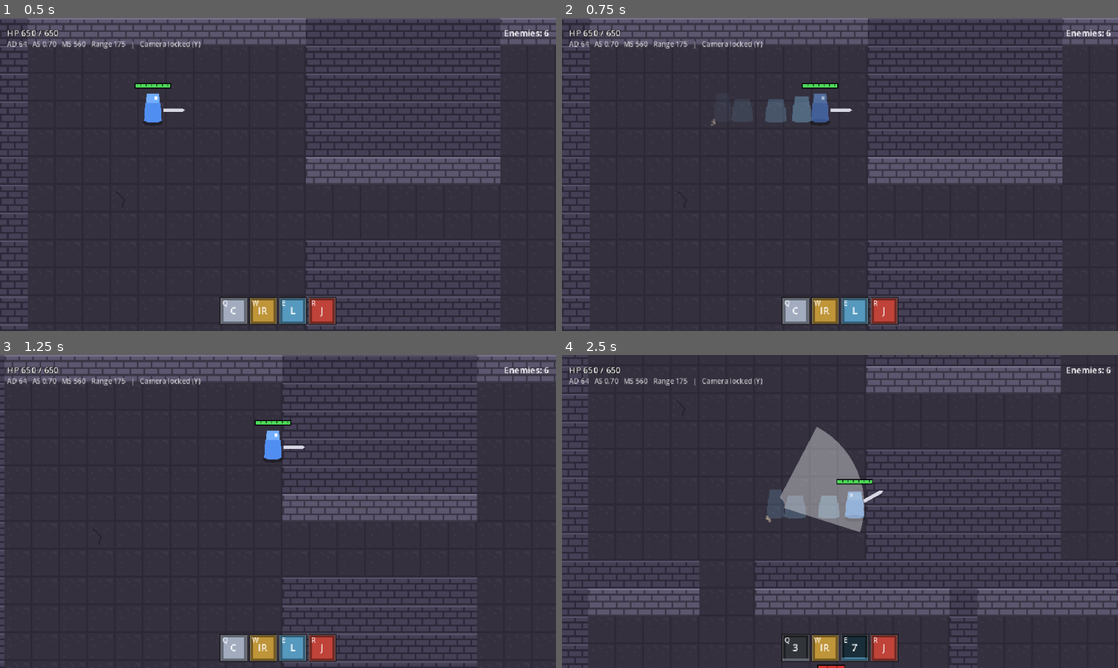
Above: before the commit, frames 1-4 (two rows, left to right).
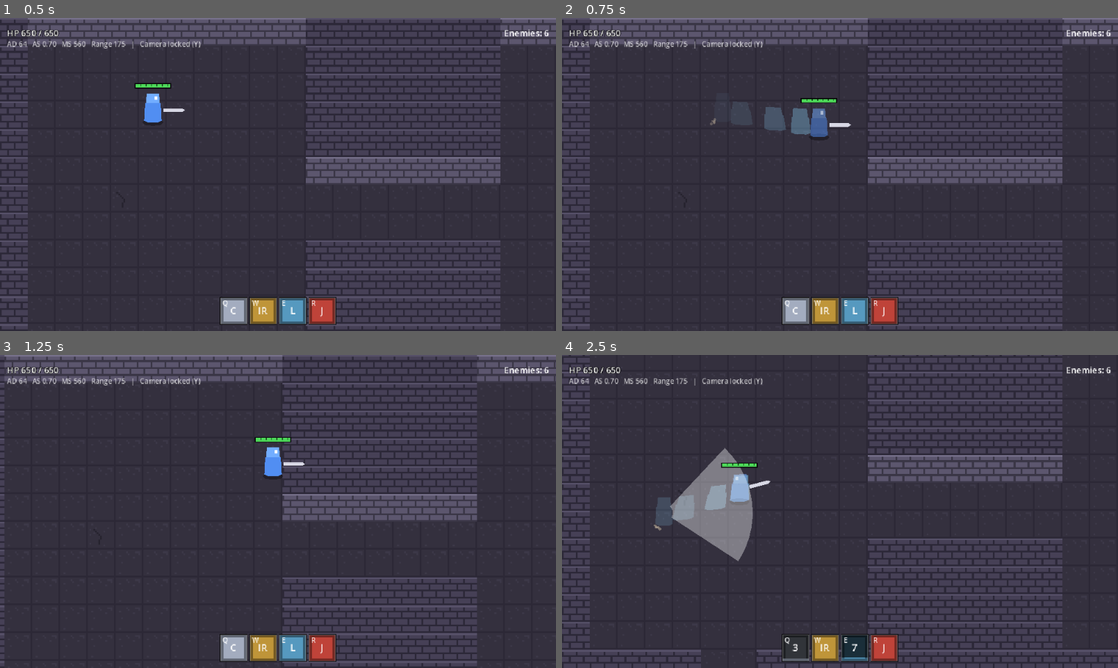
Above: after the commit, the same moments.

Repository: RyanAndrewsJR/uhgame
Game: Godot game, scene res://scenes/main.tscn
Two runs of this game, one before a commit and one after it. Both use one fixed random seed, a clock stepped at 60 frames per second and the inputs below.
Inputs (mouse positions are in pixels of both pictures, inside the frame that each line leads up to):
- Up to frame 1 (0.5 s): no input
- Up to frame 2 (0.75 s): tap Enter at 0.5 s; move the mouse to (962, 158) at 0.52 s; hold D (move_right) from 0.53 s (still down); tap Space (dash) at 0.6 s
- Up to frame 3 (1.25 s): keep holding D (move_right)
- Up to frame 4 (2.5 s): move the mouse to (728, 527) at 1.27 s; release D (move_right) at 1.28 s; hold S (move_down) 1.28-2.03 s; tap E (ability_e) at 1.35 s; tap Space (dash) at 1.55, 2.3 s; move the mouse to (895, 442) at 2.02 s; hold D (move_right) from 2.03 s (still down); tap Q (ability_q) at 2.1 s

Frame 1 is identical in both runs. In frame 2, 1.0% of the frame differs, in the area x 26-53%, y 20-38%; in frame 3, 0.7%; in frame 4, 21%, in the area x 0-100%, y 0-100%.

Commit message:
Dash toward the cursor at press time (PlayerInput.dash_toward_cursor)
Co-Authored-By: Claude Opus 5.5 <noreply@anthropic.com>

Diff:
--- a/game/scripts/player/player_input.gd
+++ b/game/scripts/player/player_input.gd
@@ -9,7 +9,8 @@
 ##   at a time: a newer press replaces an older one. The timer pauses while a
 ##   dash, a cast or a basic attack swing is playing out, so a press during
 ##   one fires when it ends.
-## - Dash (Space): the held direction, or facing if none.
+## - Dash (Space): toward the cursor at the moment of the press
+##   (dash_toward_cursor); off: the held direction, or facing if none.
 ## - Attack (left mouse): the next swing of the basic attack combo toward the
 ##   cursor (AutoAttackComponent.try_swing(), COMBAT.md). A press during a
 ##   swing queues the next one. A legal press also emits
@@ -35,6 +36,10 @@
 @export var buffer_time: float = 0.15
 ## An attack within this many seconds after a dash ends is a dash-strike.
 @export var dash_strike_window: float = 0.1
+## On: the dash goes toward the cursor as it was when Space was pressed (a
+## buffered dash keeps that direction). Off: the held WASD direction, or
+## facing if none (the old behavior).
+@export var dash_toward_cursor: bool = true
 
 ## Held movement direction this frame (length 0..1, diagonals normalized).
 var move_dir: Vector2 = Vector2.ZERO
@@ -46,6 +51,7 @@
 var _buffered: StringName = &""   # DASH, ATTACK, or an ability slot (&"q"...)
 var _buffer_left: float = 0.0
 var _move_pressed_during_cast: bool = false
+var _dash_aim_dir: Vector2 = Vector2.ZERO   # cursor direction at the last dash press
 
 
 func _ready() -> void:
@@ -113,6 +119,7 @@
 	player.movement.set_input_direction(move_dir)
 
 	if Input.is_action_just_pressed(DASH):
+		_dash_aim_dir = player.get_aim_direction()
 		buffer_action(DASH)
 	if Input.is_action_just_pressed(ATTACK):
 		buffer_action(ATTACK)
@@ -151,6 +158,8 @@
 	match action:
 		DASH:
 			var dir := move_dir if move_dir != Vector2.ZERO else player.facing
+			if dash_toward_cursor and _dash_aim_dir != Vector2.ZERO:
+				dir = _dash_aim_dir
 			if player.dash.try_dash(dir) and player.abilities.has_pending():
 				# Dashing is your own move: drop a queued walk-into-range cast.
 				player.abilities.cancel_pending()
Not shown, changed: docs/DECISIONS.md
Not shown, changed: docs/MOVEMENT.md
